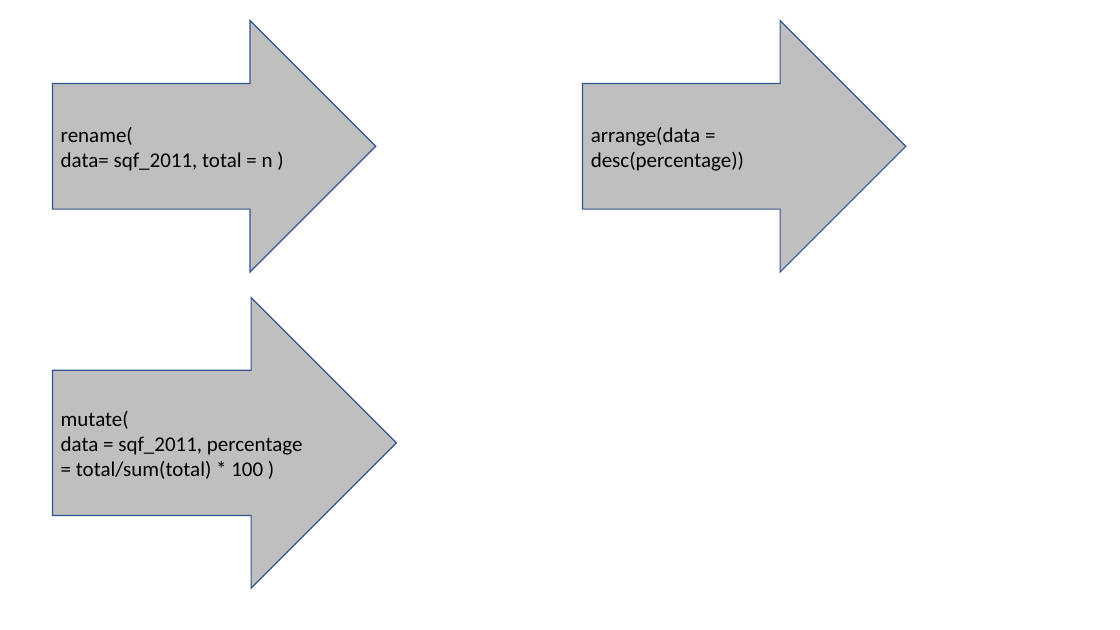
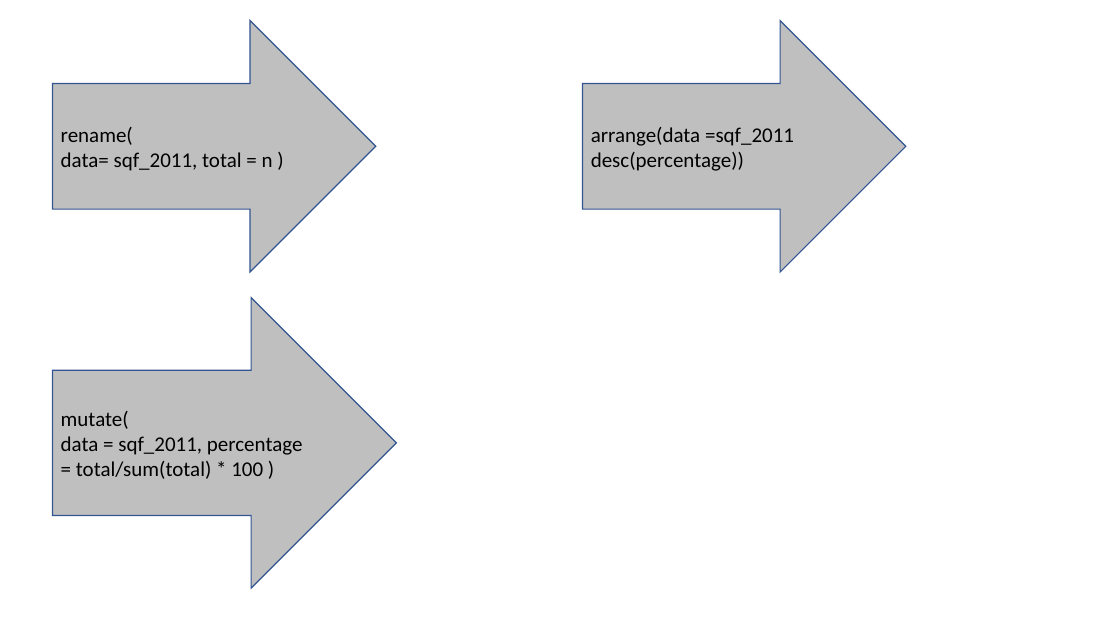
Before and after one commit to Nics-Github/NECOMMIT-2023, a slide deck: slide 3 of activity/arrows.pptx. Drawn at 1120x630 pixels with LibreOffice and Linux fonts; fonts in the diff are those of the drawing. Boxes give left, top, right and bottom in pixels: in the first picture for what was removed or moved away, otherwise in the second. Text is boxed around its words. In the diff, an @@ line names an element or a change of style, - is before the commit and + after.

```diff
--- a/activity/arrows.pptx
+++ b/activity/arrows.pptx
@@ text in right arrow at <box>591,127,794,171</box>: text changed @@
-arrange(data = desc(percentage))
+arrange(data =sqf_2011 desc(percentage))
```
Also in this commit, not shown: 1 other file.
